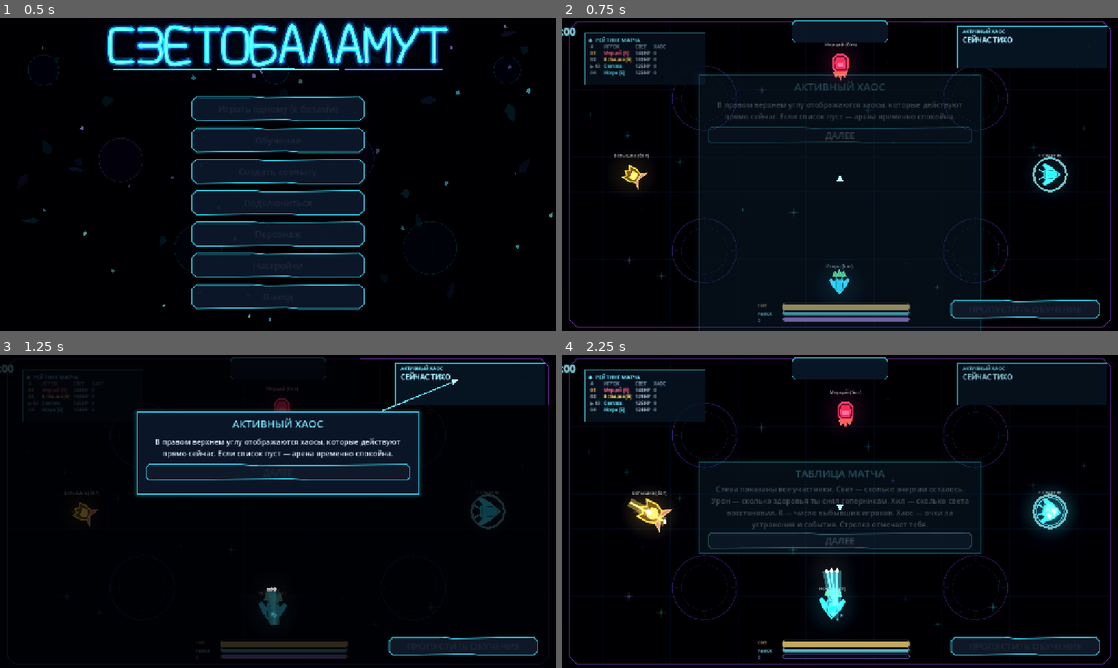
Above: before the commit, frames 1-4 (two rows, left to right).
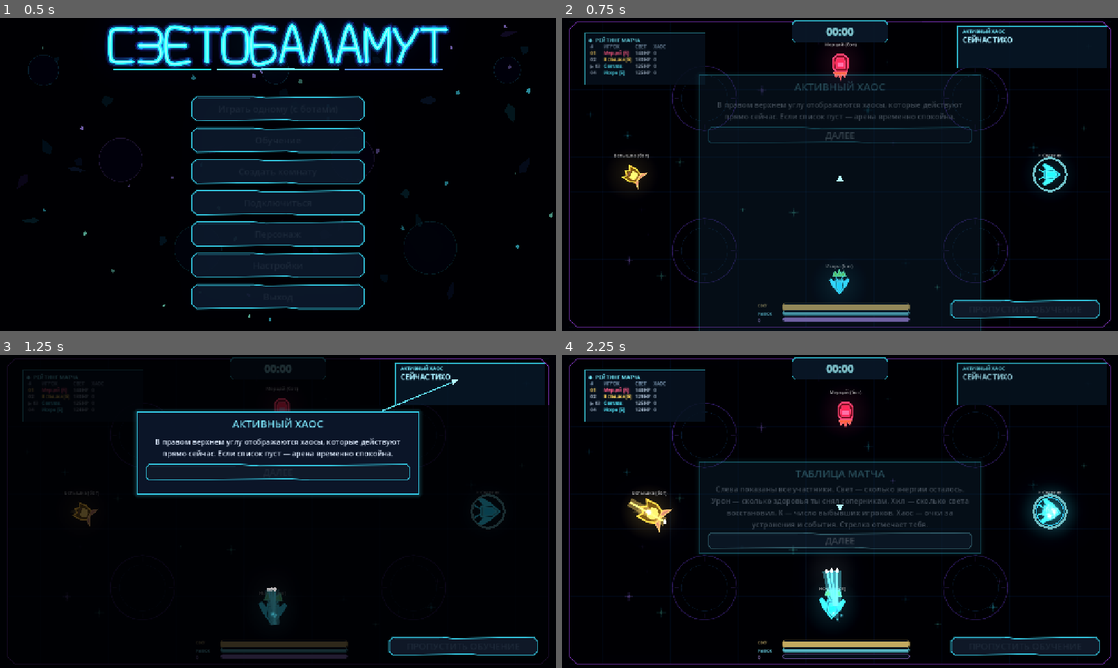
Above: after the commit, the same moments.

Repository: DvoreZZKy/svetobalamut
Game: Godot game, scene res://scenes/menu.tscn
The game is run twice, just before and just after one commit, with the same random seed, the same clock (stepped at 60 frames per second) and the same inputs.
Inputs (mouse positions are in pixels of both pictures, inside the frame that each line leads up to):
- Up to frame 1 (0.5 s): no input
- Up to frame 2 (0.75 s): click "Играть одному (с ботами)" at 0.5 s
- Up to frame 3 (1.25 s): no input
- Up to frame 4 (2.25 s): tap Enter (restart) at 1.25 s; move the mouse to (962, 495) at 1.27 s; hold D (right) 1.28-2 s; tap Q (ability) at 1.35 s; click (962, 495) at 1.42 s; click "ДАЛЕЕ" at 2 s

Frame 1 is identical in both runs. In frame 2, 0.2% of the frame differs, in the area x 0-53%, y 3-6%; in frame 3, 0.1%; in frame 4, 0.2%.

Commit message:
Fix stopwatch HUD viewport positioning

Diff:
--- a/scripts/arena.gd
+++ b/scripts/arena.gd
@@ -368,12 +368,12 @@
 	timer_lbl.modulate = Color("#a9efff")
 	cl.add_child(timer_lbl)
 	stopwatch_lbl = _label("00:00", 20, Vector2.ZERO, Vector2(160, 34), cl, true)
-	stopwatch_lbl.anchor_left = 0.5
-	stopwatch_lbl.anchor_right = 0.5
-	stopwatch_lbl.offset_left = -80
-	stopwatch_lbl.offset_right = 80
-	stopwatch_lbl.offset_top = 14
-	stopwatch_lbl.offset_bottom = 48
+	# Keep the label in viewport coordinates; its position is set alongside the frame.
+	stopwatch_lbl.anchor_left = 0.0
+	stopwatch_lbl.anchor_right = 0.0
+	stopwatch_lbl.anchor_top = 0.0
+	stopwatch_lbl.anchor_bottom = 0.0
+	stopwatch_lbl.size = Vector2(160.0, 34.0)
 	stopwatch_lbl.add_theme_color_override("font_color", Color("#b7f7ff"))
 	stopwatch_lbl.add_theme_font_size_override("font_size", 24)
 	stopwatch_lbl.add_theme_color_override("font_shadow_color", Color("#39d9f0", 0.85))
@@ -1314,8 +1314,9 @@
 func _update_hud(dt: float) -> void:
 	if pause_open:
 		_layout_pause_menu()
-	# Stopwatch frame and text use the same viewport-centered UI coordinates.
-	var hud_center_x: float = get_viewport().get_visible_rect().size.x * 0.5
+	# The CanvasLayer HUD uses viewport coordinates. Place frame and label from
+	# the same center value instead of mixing viewport and arena coordinates.
+	var hud_center_x: float = get_viewport_rect().size.x * 0.5
 	var stopwatch_center := Vector2(hud_center_x, 31.0)
 	stopwatch_shape.position = stopwatch_center
 	stopwatch_outline.position = stopwatch_center
@@ -1346,7 +1347,7 @@
 		stopwatch_lbl.text = glitch_text
 	else:
 		stopwatch_lbl.text = stopwatch_text
-	stopwatch_lbl.position = Vector2(-80.0, 14.0)
+	stopwatch_lbl.position = Vector2(hud_center_x - 80.0, 14.0)
 	stopwatch_lbl.rotation = 0.0
 	stopwatch_lbl.scale = Vector2.ONE
 	stopwatch_lbl.modulate = Color.WHITE
